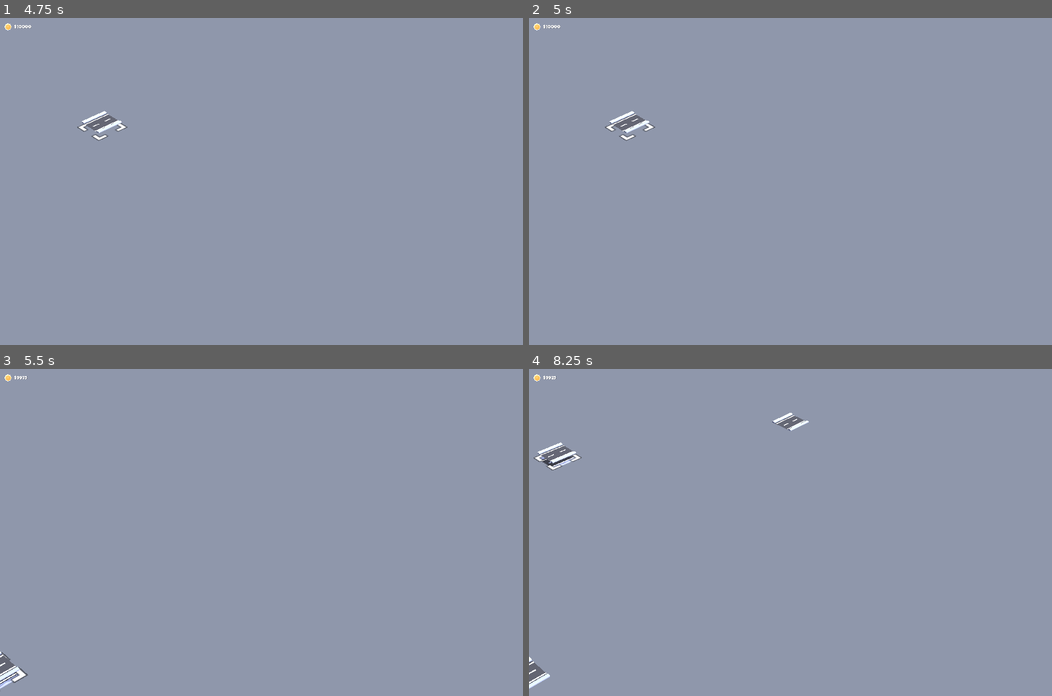
Above: before the commit, frames 1-4 (two rows, left to right).
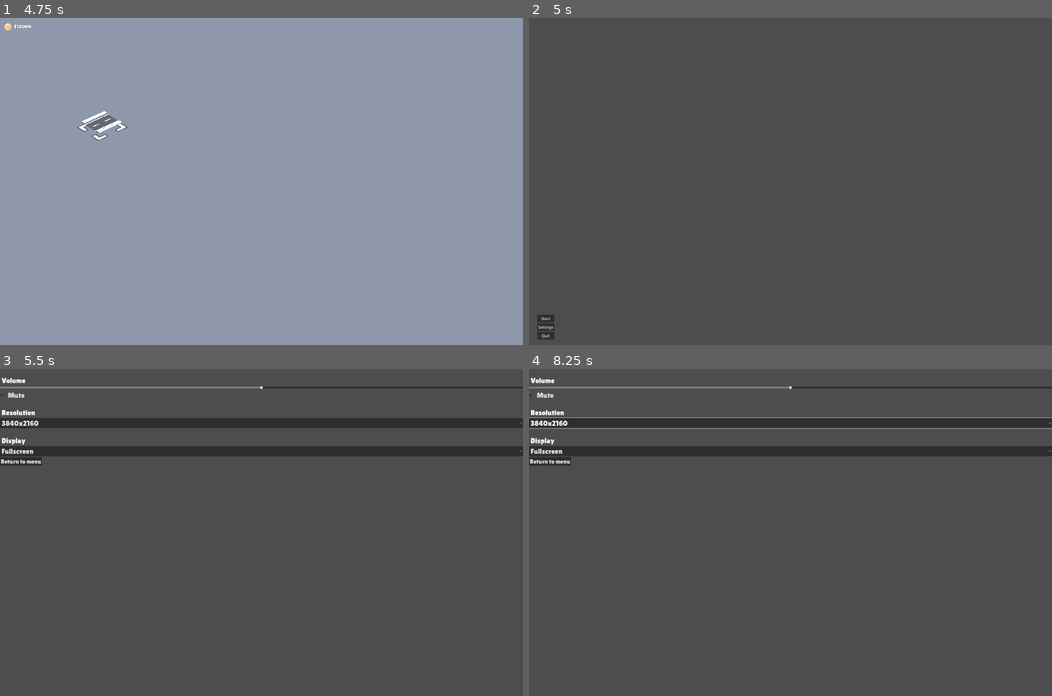
Above: after the commit, the same moments.

Repository: algosup/2024-2025-project-2-serious-game-team-3
Game: Godot game, scene res://scenes/main.tscn
The game is run twice, just before and just after one commit, with the same random seed, the same clock (stepped at 60 frames per second) and the same inputs. This scene is started directly instead of the project's main scene.
Inputs (mouse positions are in pixels of both pictures, inside the frame that each line leads up to):
- Up to frame 1 (4.75 s): tap Enter at 0.5 s; move the mouse to (376, 165) at 0.52 s; click (376, 165) at 0.6 s; tap Space at 1.25 s; move the mouse to (156, 197) at 1.27 s; tap S (camera_back) at 1.35 s; move the mouse to (313, 109) at 2.02 s; hold F (camera_center) 2.03-2.78 s; move the mouse to (235, 246) at 2.77 s; tap W (camera_forward) at 2.85 s; move the mouse to (418, 230) at 3.52 s; tap A (camera_left) at 3.6 s; tap F2 (load) at 4.15 s; move the mouse to (104, 132) at 4.27 s; tap D (camera_right) at 4.35 s
- Up to frame 2 (5 s): tap Escape (return_to_menu, bound only after the commit) at 4.9 s
- Up to frame 3 (5.5 s): click (15, 679) at 5 s, where only the run after the commit has a clickable "Settings"
- Up to frame 4 (8.25 s): click (790, 424) at 5.75 s, where only the run after the commit has a clickable "3840x2160"; click (790, 424) at 6.5 s, where only the run after the commit has a clickable "3840x2160"; click (790, 424) at 7.25 s, where only the run after the commit has a clickable "3840x2160"; click (549, 460) at 8 s, where only the run after the commit has a clickable "Return to menu"

Frame 1 is identical in both runs. In frame 2, 100% of the frame differs, in the area x 0-100%, y 0-100%; in frame 3, 100%; in frame 4, 100%.

Commit message:
added a keybind to go back on the menu when on the game scene

Diff:
--- a/starter-kit-city-builder/project.godot
+++ b/starter-kit-city-builder/project.godot
@@ -22,7 +22,7 @@
 
 window/size/viewport_width=3840
 window/size/viewport_height=2160
-window/size/mode=3
+window/size/mode=4
 
 [editor]
 
@@ -95,6 +95,11 @@
 "events": [Object(InputEventKey,"resource_local_to_scene":false,"resource_name":"","device":-1,"window_id":0,"alt_press …(192 unchanged characters)…
 ]
 }
+return_to_menu={
+"deadzone": 0.5,
+"events": [Object(InputEventKey,"resource_local_to_scene":false,"resource_name":"","device":0,"window_id":0,"alt_pressed":false,"shift_pressed":false,"ctrl_pressed":false,"meta_pressed":false,"pressed":false,"keycode":0,"physical_keycode":4194305,"key_label":0,"unicode":0,"location":0,"echo":false,"script":null)
+]
+}
 
 [rendering]
 
--- /dev/null
+++ b/starter-kit-city-builder/scenes/main.gd
@@ -0,0 +1,14 @@
+extends Node3D
+
+
+# Called when the node enters the scene tree for the first time.
+func _ready() -> void:
+	pass # Replace with function body.
+
+func _process(delta):
+	if Input.is_action_just_pressed("return_to_menu"):
+		print("ui_menu action triggered, returning to menu...")
+		return_to_menu()
+
+func return_to_menu():  # Replace with the path to your menu scene
+	get_tree().change_scene_to_file("res://scenes/menu.tscn")
--- a/starter-kit-city-builder/scenes/main.tscn
+++ b/starter-kit-city-builder/scenes/main.tscn
@@ -1,5 +1,6 @@
-[gd_scene load_steps=25 format=3 uid="uid://vgwrcfy1qawf"]
+[gd_scene load_steps=26 format=3 uid="uid://vgwrcfy1qawf"]
 
+[ext_resource type="Script" path="res://scenes/main.gd" id="1_7iria"]
 [ext_resource type="Script" path="res://scripts/builder.gd" id="1_jybm7"]
 [ext_resource type="Environment" uid="uid://jbptgqvstei3" path="res://scenes/main-environment.tres" id="1_yndf3"]
 [ext_resource type="Script" path="res://scripts/structure.gd" id="2_54v6r"]
@@ -30,6 +31,7 @@
 shadow_color = Color(0, 0, 0, 0.392157)
 
 [node name="Main" type="Node3D"]
+script = ExtResource("1_7iria")
 
 [node name="Builder" type="Node3D" parent="." node_paths=PackedStringArray("selector", "selector_container", "view_camera", "gridmap", "cash_display")]
 script = ExtResource("1_jybm7")
--- a/starter-kit-city-builder/scenes/settings.tscn
+++ b/starter-kit-city-builder/scenes/settings.tscn
@@ -14,7 +14,6 @@
 grow_vertical = 2
 theme = ExtResource("2_f25tv")
 script = ExtResource("1_ydyv0")
-metadata/_edit_use_anchors_ = true
 
 [node name="MarginContainer" type="MarginContainer" parent="."]
 layout_mode = 1
@@ -70,11 +69,10 @@
 popup/item_1/id = 1
 popup/item_2/text = "1280x720"
 popup/item_2/id = 2
-popup/item_3/text = "3840x2060"
+popup/item_3/text = "3840x2160"
 popup/item_3/id = 3
 
 [node name="DisplayLabel" type="Label" parent="VBoxContainer"]
-visible = false
 layout_mode = 2
 theme = ExtResource("2_f25tv")
 theme_override_fonts/font = ExtResource("2_c1yy2")
